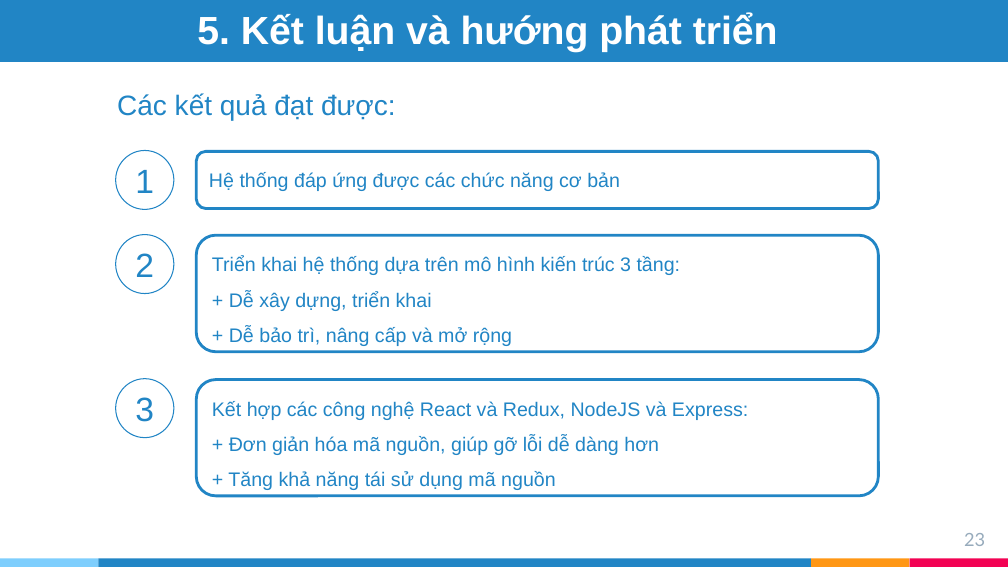
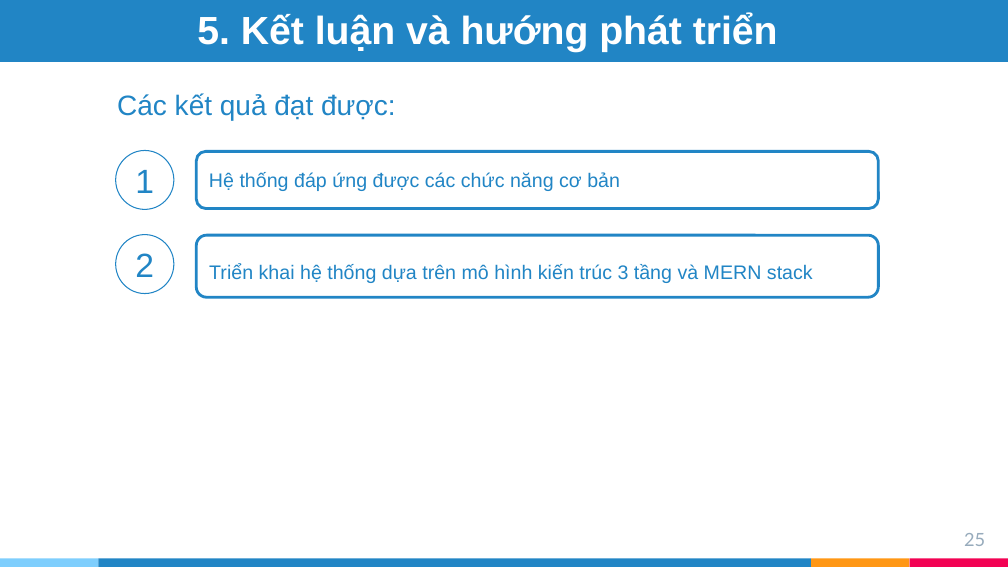
Before and after one commit to tranphuongthao2405/finalproject, a slide deck: slide 25 of report/slide ĐATN - Trần Phương Thảo - 20173383.pptx (slide 23 before the commit). Drawn at 1008x567 pixels with LibreOffice and Linux fonts; fonts in the diff are those of the drawing. Boxes give left, top, right and bottom in pixels: in the first picture for what was removed or moved away, otherwise in the second. Text is boxed around its words. In the diff, an @@ line names an element or a change of style, - is before the commit and + after.

```diff
--- a/report/slide ĐATN - Trần Phương Thảo - 20173383.pptx
+++ b/report/slide ĐATN - Trần Phương Thảo - 20173383.pptx
@@ rounded rectangle "Triển khai hệ thống dựa ...": place and size @@
-rounded rectangle "Triển khai hệ thống dựa ..." at [197, 235, 879, 352]
+rounded rectangle "Triển khai hệ thống dựa ..." at [197, 235, 879, 297]
@@ text in rounded rectangle at [209, 264, 813, 283]: text changed @@
-Triển khai hệ thống dựa trên mô hình kiến trúc 3 tầng:
-+ Dễ xây dựng, triển khai
-+ Dễ bảo trì, nâng cấp và mở rộng
+Triển khai hệ thống dựa trên mô hình kiến trúc 3 tầng và MERN stack
@@ ellipse removed at [116, 379, 174, 437] @@
-3
@@ rounded rectangle removed at [197, 380, 879, 496] @@
-Kết hợp các công nghệ React và Redux, NodeJS và Express:
-+ Đơn giản hóa mã nguồn, giúp gỡ lỗi dễ dàng hơn
-+ Tăng khả năng tái sử dụng mã nguồn
@@ page number at [964, 533, 985, 546]: text changed @@
-23
+25
```
Also in this commit, not shown: 9 other slides changed, 4 slides added, 2 slides removed, 1 other file.
